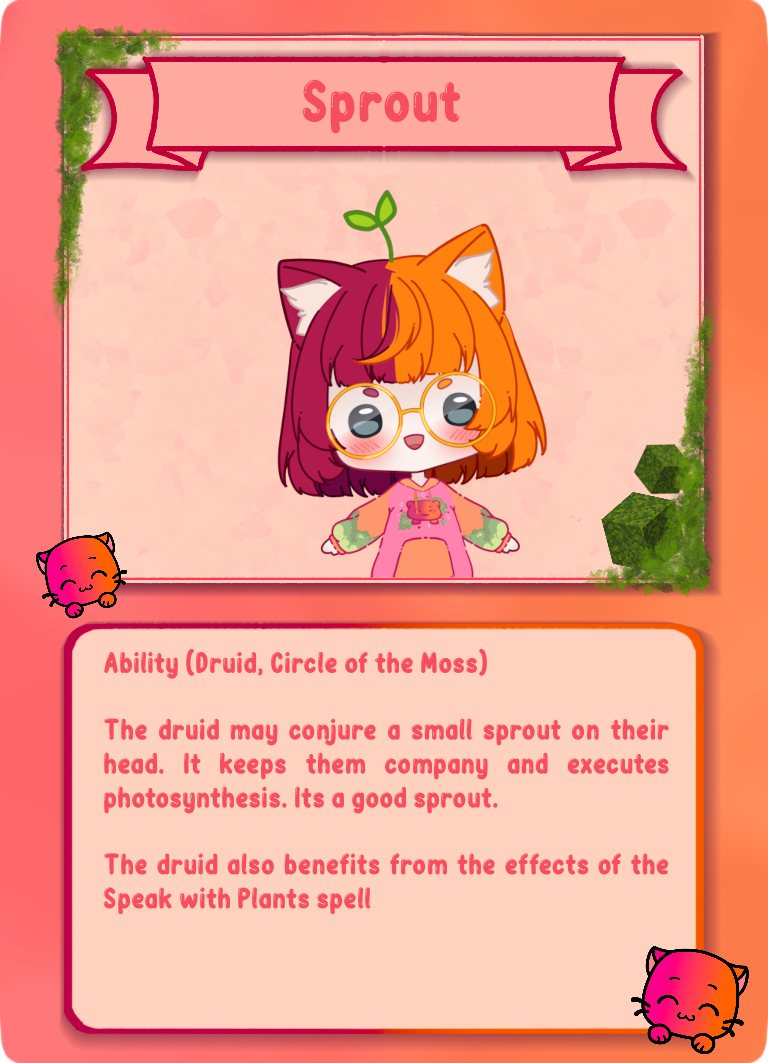
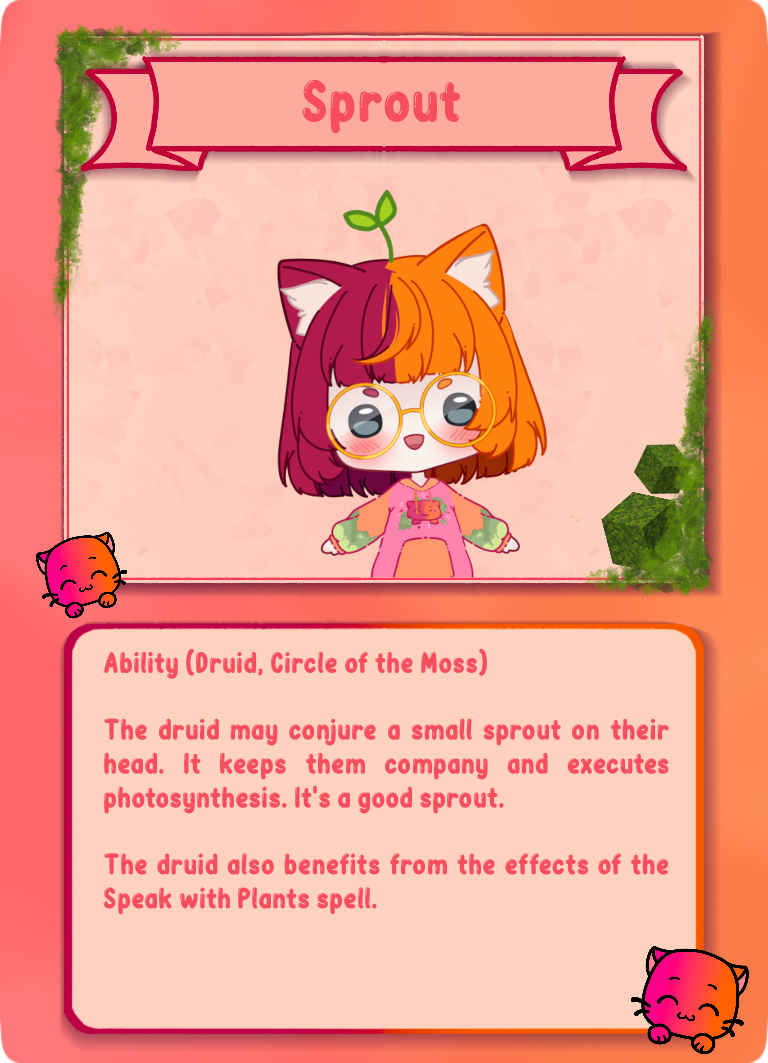
Layered file, before and after one edit (768x1063). Changes by layer:
painted on "Ability (Druid, Circle of the ..." over bbox(313, 785, 504, 909)
